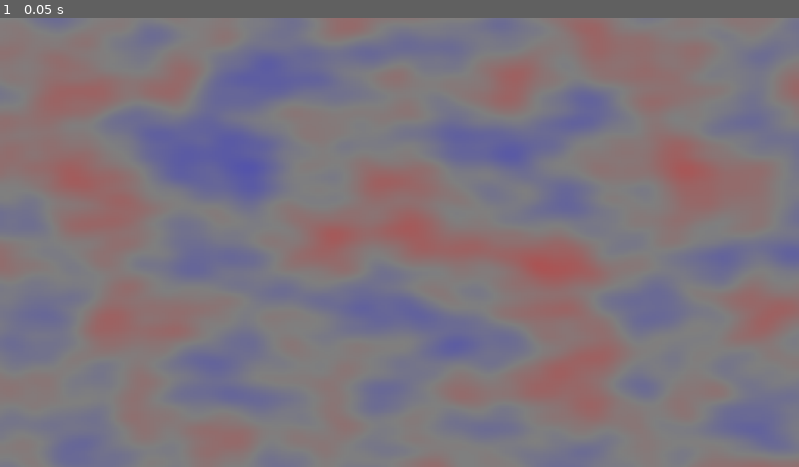
Above: before the commit, frame 1.
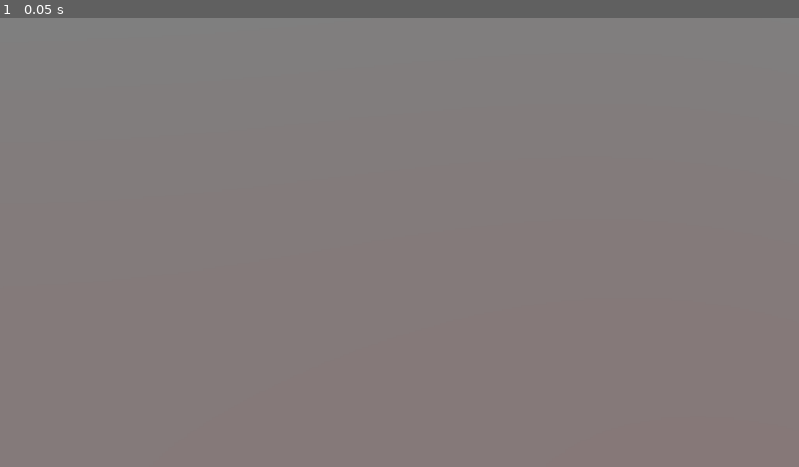
Above: after the commit, the same moment.

Repository: dacebt/double-lenia
Game: Godot game, scene res://main.tscn
Same seed, same stepped clock (60 frames per second), same inputs: the game is played once before the commit and once after it.
Inputs:
- Up to frame 1 (0.05 s): no input

The runs differ from the first frame. In frame 1, 10% of the frame differs, in the area x 3-100%, y 1-100%.

Commit message:
Update particle system parameters and environment field integration
- Increased particle_count to 1500 and adjusted min_dist, kernel_radius, and kernel_width for improved simulation dynamics.
- Modified repulsion_strength and time_scale for enhanced particle interactions.
- Refactored environment_field.gd to use values instead of field_data for noise generation and improved sampling logic.
- Updated particle_system_gpu.gd to incorporate new kernel_width and enhanced mu_local calculations based on environment sampling.

Diff:
--- a/main.tscn
+++ b/main.tscn
@@ -5,10 +5,14 @@
 
 [node name="Main" type="Node2D" node_paths=PackedStringArray("environment_field")]
 script = ExtResource("1_0")
-particle_count = 666
-mu_range = 0.08
+particle_count = 1500
+min_dist = 25.0
+kernel_radius = 60.0
+kernel_width = 90.0
 environment_field = NodePath("EnvironmentTest")
-repulsion_strength = 100.0
-time_scale = 75.0
+repulsion_strength = 80.0
+time_scale = 25.0
+max_speed = 7.0
+velocity_smoothing = 800.0
 
 [node name="EnvironmentTest" parent="." instance=ExtResource("2_0xm2m")]
--- a/scripts/environment_field.gd
+++ b/scripts/environment_field.gd
@@ -1,8 +1,8 @@
 extends Node2D
 
-# Environment Field for spatial μ variation
+# Environment Field for spatial mu variation
 # Provides Perlin noise-based environment values M in [-1, 1]
-# Used to modulate particle Lenia growth parameter μ
+# Used to modulate particle Lenia growth parameter mu
 
 @export_group("Grid")
 @export var grid_resolution: int = 256
@@ -13,7 +13,7 @@
 @export var noise_seed: int = 0
 
 # Field data storage: M values in [-1, 1]
-var field_data: PackedFloat32Array = PackedFloat32Array()
+var values: PackedFloat32Array = PackedFloat32Array()
 
 # Noise generator
 var noise: FastNoiseLite
@@ -42,66 +42,63 @@
 		vp.size_changed.connect(_on_viewport_size_changed)
 		_on_viewport_size_changed()  # initial setup
 
-func _generate_field():
-	# Resize field_data to grid_resolution × grid_resolution
-	field_data.resize(grid_resolution * grid_resolution)
+func _generate_field() -> void:
+	values.resize(grid_resolution * grid_resolution)
+	var min_v: float = 999.0
+	var max_v: float = -999.0
 
-	# Generate noise values for each grid cell
 	for y in range(grid_resolution):
 		for x in range(grid_resolution):
-			# Sample noise (already returns roughly [-1, 1])
-			var noise_value = noise.get_noise_2d(float(x), float(y))
+			var nx: float = float(x) * noise_frequency
+			var ny: float = float(y) * noise_frequency
+			var v: float = noise.get_noise_2d(nx, ny)
+			var idx: int = y * grid_resolution + x
+			values[idx] = v
 
-			# Store in field_data (row-major order: y * width + x)
-			var index = y * grid_resolution + x
-			field_data[index] = noise_value
+			if v < min_v:
+				min_v = v
+			if v > max_v:
+				max_v = v
+
+	print("EnvironmentField: noise value range = [", min_v, ", ", max_v, "]")
 
 func sample(world_pos: Vector2) -> float:
-	# Get viewport size
-	var viewport_size = get_viewport_rect().size
+	if grid_resolution <= 1 or values.size() == 0:
+		return 0.0
+
+	var viewport_size: Vector2 = get_viewport_rect().size
 	if viewport_size.x <= 0.0 or viewport_size.y <= 0.0:
 		return 0.0
 
-	# Convert world position to normalized UV coordinates
-	var uv = world_pos / viewport_size
+	var u: float = clamp(world_pos.x / viewport_size.x, 0.0, 1.0)
+	var v: float = clamp(world_pos.y / viewport_size.y, 0.0, 1.0)
 
-	# Clamp UV to [0, 1] range
-	uv.x = clamp(uv.x, 0.0, 1.0)
-	uv.y = clamp(uv.y, 0.0, 1.0)
+	var fx: float = u * float(grid_resolution - 1)
+	var fy: float = v * float(grid_resolution - 1)
 
-	# Convert UV to grid coordinates
-	var gx = uv.x * float(grid_resolution)
-	var gy = uv.y * float(grid_resolution)
+	var x0: int = int(fx)
+	var y0: int = int(fy)
+	var x1: int = min(x0 + 1, grid_resolution - 1)
+	var y1: int = min(y0 + 1, grid_resolution - 1)
 
-	# Get integer grid coordinates for bilinear interpolation
-	var g0x = int(floor(gx))
-	var g0y = int(floor(gy))
-	var g1x = min(g0x + 1, grid_resolution - 1)
-	var g1y = min(g0y + 1, grid_resolution - 1)
+	var tx: float = fx - float(x0)
+	var ty: float = fy - float(y0)
 
-	# Get fractional parts for interpolation
-	var fx = gx - float(g0x)
-	var fy = gy - float(g0y)
+	var idx00: int = y0 * grid_resolution + x0
+	var idx10: int = y0 * grid_resolution + x1
+	var idx01: int = y1 * grid_resolution + x0
+	var idx11: int = y1 * grid_resolution + x1
 
-	# Clamp grid coordinates to valid range
-	g0x = clamp(g0x, 0, grid_resolution - 1)
-	g0y = clamp(g0y, 0, grid_resolution - 1)
+	var v00: float = values[idx00]
+	var v10: float = values[idx10]
+	var v01: float = values[idx01]
+	var v11: float = values[idx11]
 
-	# Sample four corner values
-	var v00 = field_data[g0y * grid_resolution + g0x]  # bottom-left
-	var v10 = field_data[g0y * grid_resolution + g1x]  # bottom-right
-	var v01 = field_data[g1y * grid_resolution + g0x]  # top-left
-	var v11 = field_data[g1y * grid_resolution + g1x]  # top-right
+	var v0: float = lerp(v00, v10, tx)
+	var v1: float = lerp(v01, v11, tx)
+	var v_final: float = lerp(v0, v1, ty)
 
-	# Bilinear interpolation
-	# First interpolate along x-axis
-	var v0 = lerp(v00, v10, fx)  # bottom edge
-	var v1 = lerp(v01, v11, fx)  # top edge
-
-	# Then interpolate along y-axis
-	var result = lerp(v0, v1, fy)
-
-	return result
+	return v_final
 
 func _create_visualization():
 	# Create Image for visualization
@@ -114,7 +111,7 @@
 	for y in range(grid_resolution):
 		for x in range(grid_resolution):
 			var index = y * grid_resolution + x
-			var value = field_data[index]
+			var value = values[index]
 
 			# Map [-1, 1] to color
 			# For negative values: interpolate from blue to gray
--- a/scripts/particle_system_gpu.gd
+++ b/scripts/particle_system_gpu.gd
@@ -8,12 +8,12 @@
 @export var min_dist: float = 10.0
 
 @export_group("Field")
-@export var kernel_radius: float = 50.0
-@export var mu: float = 0.04  # Legacy, kept for compatibility
+@export var kernel_radius: float = 50.0        # ring radius r0
+@export var kernel_width: float = 15.0         # ring width s
 @export var mu_base: float = 0.04
 @export var mu_range: float = 0.02
 @export var sigma: float = 0.02
-@export var environment_field: Node2D = null
+@export var environment_field: Node = null
 
 @export_group("Forces")
 @export var gradient_strength: float = 100.0
@@ -210,22 +210,40 @@
 
 func _upload_mu_locals():
 	# Sample environment and compute mu_local for each particle
-	var viewport_size = get_viewport_rect().size
+	var min_m: float = 999.0
+	var max_m: float = -999.0
+	var min_mu: float = 999.0
+	var max_mu: float = -999.0
+
+	if Engine.get_process_frames() % 60 == 0:
+		print("EnvRef: ", environment_field)
 
 	for i in range(particles.size()):
-		var pos = particles[i].position
-		var m_norm := 0.0
-
+		var pos: Vector2 = particles[i].position
+
+		var m_norm: float = 0.0
 		if environment_field and environment_field.has_method("sample"):
-			m_norm = environment_field.sample(pos)
-			# Ensure m_norm is in [-1, 1] range
-			m_norm = clamp(m_norm, -1.0, 1.0)
-
-		var mu_local = mu_base + mu_range * m_norm
-		mu_data[i] = mu_local
-
-	# Upload to GPU
-	var mu_bytes = mu_data.to_byte_array()
+			m_norm = environment_field.call("sample", pos)
+
+		var mu_val: float = mu_base + mu_range * m_norm
+		mu_data[i] = mu_val
+
+		if m_norm < min_m:
+			min_m = m_norm
+		if m_norm > max_m:
+			max_m = m_norm
+		if mu_val < min_mu:
+			min_mu = mu_val
+		if mu_val > max_mu:
+			max_mu = mu_val
+
+		if i == 0 and Engine.get_process_frames() % 60 == 0:
+			print("Sample[0]: pos=", pos, "  m_norm=", m_norm, "  mu_val=", mu_val)
+
+	if Engine.get_process_frames() % 60 == 0:
+		print("Env M_norm range: [", min_m, ", ", max_m, "]  mu_local range: [", min_mu, ", ", max_mu, "]")
+
+	var mu_bytes: PackedByteArray = mu_data.to_byte_array()
 	rd.buffer_update(mu_buffer, 0, mu_bytes.size(), mu_bytes)
 
 func _upload_uniforms(delta: float):
@@ -238,7 +256,7 @@
 	offset += 4
 	uniform_bytes.encode_float(offset, kernel_radius)
 	offset += 4
-	uniform_bytes.encode_float(offset, mu)
+	uniform_bytes.encode_float(offset, kernel_width)
 	offset += 4
 	uniform_bytes.encode_float(offset, sigma)
 	offset += 4
Not shown, changed: shaders/particle_compute.glsl
